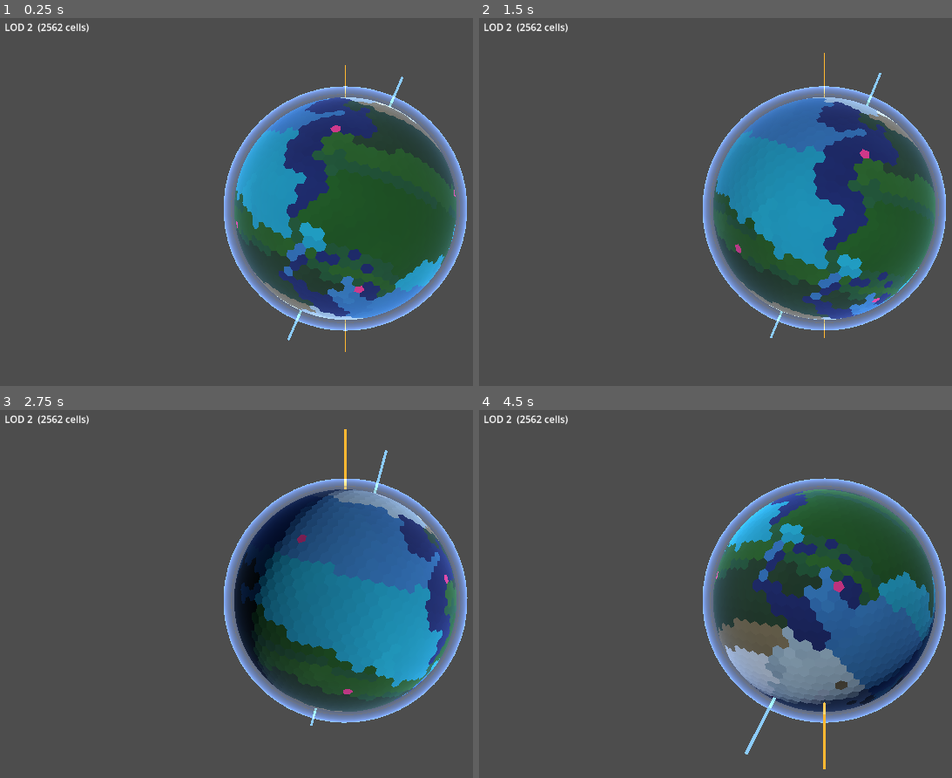
Above: before the commit, frames 1-4 (two rows, left to right).
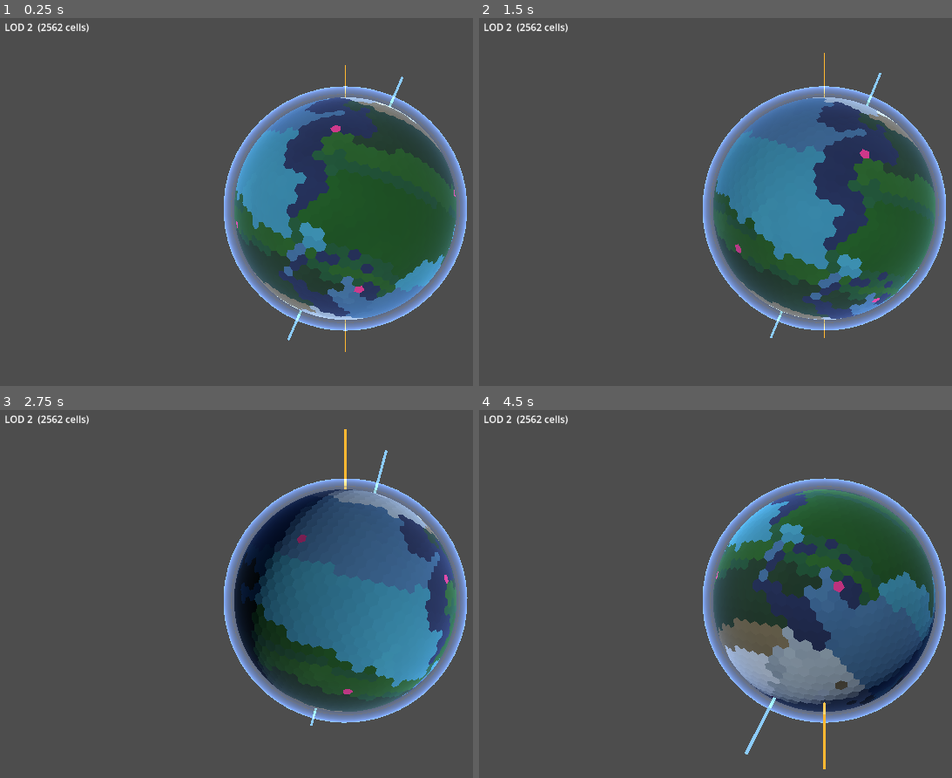
Above: after the commit, the same moments.

Repository: Halfwhit/hex-planet-gen
Game: Godot game, scene res://scenes/Main.tscn
Same seed, same stepped clock (60 frames per second), same inputs: the game is played once before the commit and once after it.
Inputs (mouse positions are in pixels of both pictures, inside the frame that each line leads up to):
- Up to frame 1 (0.25 s): no input
- Up to frame 2 (1.5 s): tap Enter at 0.5 s; move the mouse to (outside the picture) at 0.52 s; tap E at 0.6 s; click (outside the picture) at 0.67 s; drag from (687, 227) to (791, 286) at 1.27 s
- Up to frame 3 (2.75 s): move the mouse to (416, 513) at 2.02 s; tap E at 2.1 s; click (416, 513) at 2.17 s
- Up to frame 4 (4.5 s): drag from (791, 678) to (616, 542) at 2.77 s; move the mouse to (outside the picture) at 3.52 s; tap E at 3.6 s; click (outside the picture) at 3.67 s; drag from (616, 542) to (720, 502) at 4.27 s

The runs differ from the first frame. In frame 1, 1.5% of the frame differs, in the area x 55-90%, y 22-82%; in frame 2, 2.8%, in the area x 59-94%, y 29-81%; in frame 3, 0.8%; in frame 4, 0.9%.

Commit message:
Desaturate ocean biome colours
Reduce saturation on all five ocean biomes by boosting R and G channels
toward the B value (~30% less vivid). Deep and shallow ocean shift from
pure navy/cobalt to a more muted slate-blue; tropical ocean pulls back
from bright cyan; icy and coastal waters receive a lighter touch to keep
them visually distinct without looking oversaturated.

Co-Authored-By: Claude Sonnet 4.6 <noreply@anthropic.com>

Diff:
--- a/scripts/PlanetMesh.gd
+++ b/scripts/PlanetMesh.gd
@@ -94,15 +94,15 @@
 	match biome:
 		# ── Ocean ─────────────────────────────────────────────────────────
 		HexPlanet.BIOME_DEEP_OCEAN:
-			return Color(0.03, 0.08, 0.32).lerp(Color(0.08, 0.18, 0.48), 1.0 - od)
+			return Color(0.08, 0.12, 0.26).lerp(Color(0.12, 0.20, 0.40), 1.0 - od)
 		HexPlanet.BIOME_SHALLOW_OCEAN:
-			return Color(0.10, 0.30, 0.60).lerp(Color(0.20, 0.50, 0.76), 1.0 - od)
+			return Color(0.16, 0.32, 0.52).lerp(Color(0.26, 0.46, 0.64), 1.0 - od)
 		HexPlanet.BIOME_TROPICAL_OCEAN:
-			return Color(0.02, 0.42, 0.60).lerp(Color(0.08, 0.64, 0.78), 1.0 - od)
+			return Color(0.14, 0.40, 0.56).lerp(Color(0.22, 0.58, 0.70), 1.0 - od)
 		HexPlanet.BIOME_ICY_OCEAN:
-			return Color(0.50, 0.62, 0.72).lerp(Color(0.68, 0.80, 0.88), 1.0 - od)
+			return Color(0.52, 0.60, 0.68).lerp(Color(0.68, 0.76, 0.82), 1.0 - od)
 		HexPlanet.BIOME_COASTAL_OCEAN:
-			return Color(0.18, 0.58, 0.70).lerp(Color(0.28, 0.70, 0.82), 1.0 - od)
+			return Color(0.22, 0.50, 0.62).lerp(Color(0.32, 0.62, 0.72), 1.0 - od)
 		# ── Coastal ───────────────────────────────────────────────────────
 		HexPlanet.BIOME_BEACH:
 			return Color(0.78, 0.70, 0.46).lerp(Color(0.90, 0.82, 0.60), la)
